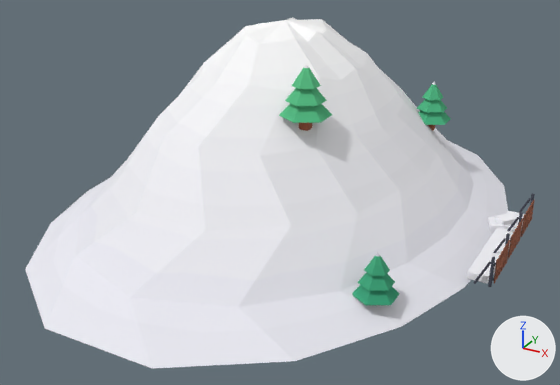
What one commit did to the glTF model public/assets/toycar/set-avalanche-fence.glb.
Rendered twice from a 50 mm lens placed at (14.3, -78.2, 39.9), pointed at (-26.5, -4.1, 2.9). Lighting does not change. The marker at lower right points along +X, +Y and +Z. The picture after the commit comes second. Where no turn or scale is listed for an object, it has been applied to the vertices.
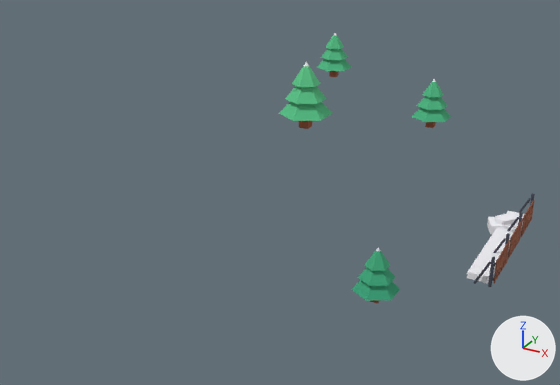
The change, as a diff of the scene's bpy script:
```diff
--- a/public/assets/toycar/set-avalanche-fence.glb.py
+++ b/public/assets/toycar/set-avalanche-fence.glb.py
@@ ob_cone @@
 ob_cone = bpy.data.objects.new('Cone', me_cone)
-ob_cone.location = (-14.0, 12.6, 9.16)
+ob_cone.location = (-14.0, 12.6, 9.51)
@@ ob_cone_001 @@
 ob_cone_001 = bpy.data.objects.new('Cone.001', me_cone_001)
-ob_cone_001.location = (-14.0, 12.6, 10.57)
+ob_cone_001.location = (-14.0, 12.6, 10.92)
@@ ob_cone_002 @@
 ob_cone_002 = bpy.data.objects.new('Cone.002', me_cone_002)
-ob_cone_002.location = (-14.0, 12.6, 11.98)
+ob_cone_002.location = (-14.0, 12.6, 12.33)
@@ ob_cone_004 @@
 ob_cone_004 = bpy.data.objects.new('Cone.004', me_cone_004)
-ob_cone_004.location = (-19.6, -11.2, 15.58)
+ob_cone_004.location = (-19.6, -11.2, 15.77)
@@ ob_cone_005 @@
 ob_cone_005 = bpy.data.objects.new('Cone.005', me_cone_005)
-ob_cone_005.location = (-19.6, -11.2, 17.11)
+ob_cone_005.location = (-19.6, -11.2, 17.3)
@@ ob_cone_006 @@
 ob_cone_006 = bpy.data.objects.new('Cone.006', me_cone_006)
-ob_cone_006.location = (-19.6, -11.2, 18.63)
+ob_cone_006.location = (-19.6, -11.2, 18.83)
@@ ob_cone_008 @@
 ob_cone_008 = bpy.data.objects.new('Cone.008', me_cone_008)
-ob_cone_008.location = (-8.4, -18.2, 1.62)
+ob_cone_008.location = (-8.4, -18.2, 2.14)
@@ ob_cone_009 @@
 ob_cone_009 = bpy.data.objects.new('Cone.009', me_cone_009)
-ob_cone_009.location = (-8.4, -18.2, 2.91)
+ob_cone_009.location = (-8.4, -18.2, 3.44)
@@ ob_cone_010 @@
 ob_cone_010 = bpy.data.objects.new('Cone.010', me_cone_010)
-ob_cone_010.location = (-8.4, -18.2, 4.2)
+ob_cone_010.location = (-8.4, -18.2, 4.73)
@@ ob_mound @@
-ob_mound = bpy.data.objects.new('mound', me_mound)
-ob_mound.location = (0.0, 0.0, 0.0)
```

Pixel boxes [x1, y1, x2, y2] of what changed, in the pictures (560 x 385 px):
'mound', deleted: before [25, 17, 508, 368]
'Cone.008', moved: before [352, 285, 400, 305]; after [351, 280, 400, 301]
'Cone.004', moved: before [279, 103, 332, 123]; after [279, 102, 332, 121]
'Cone.009', moved: before [357, 272, 395, 291]; after [357, 268, 395, 286]
'Cone.005', moved: before [285, 88, 327, 106]; after [285, 86, 327, 104]
'Cone', moved: before [418, 110, 451, 125]; after [411, 108, 451, 122]
'Cone.010', moved: before [364, 256, 390, 276]; after [364, 250, 390, 271]
'Cone.006', moved: before [292, 68, 321, 89]; after [292, 66, 321, 87]
'Cone.001', moved: before [417, 99, 447, 113]; after [417, 96, 448, 110]
'Cone.002', moved: before [422, 84, 443, 100]; after [422, 82, 444, 97]
